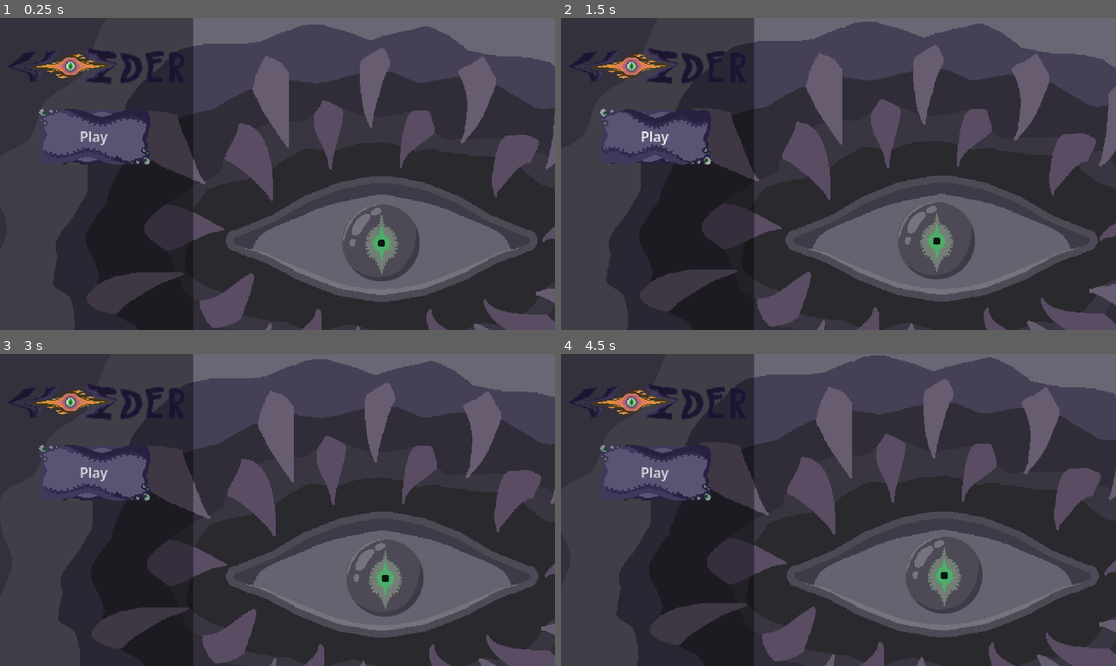
Above: before the commit, frames 1-4 (two rows, left to right).
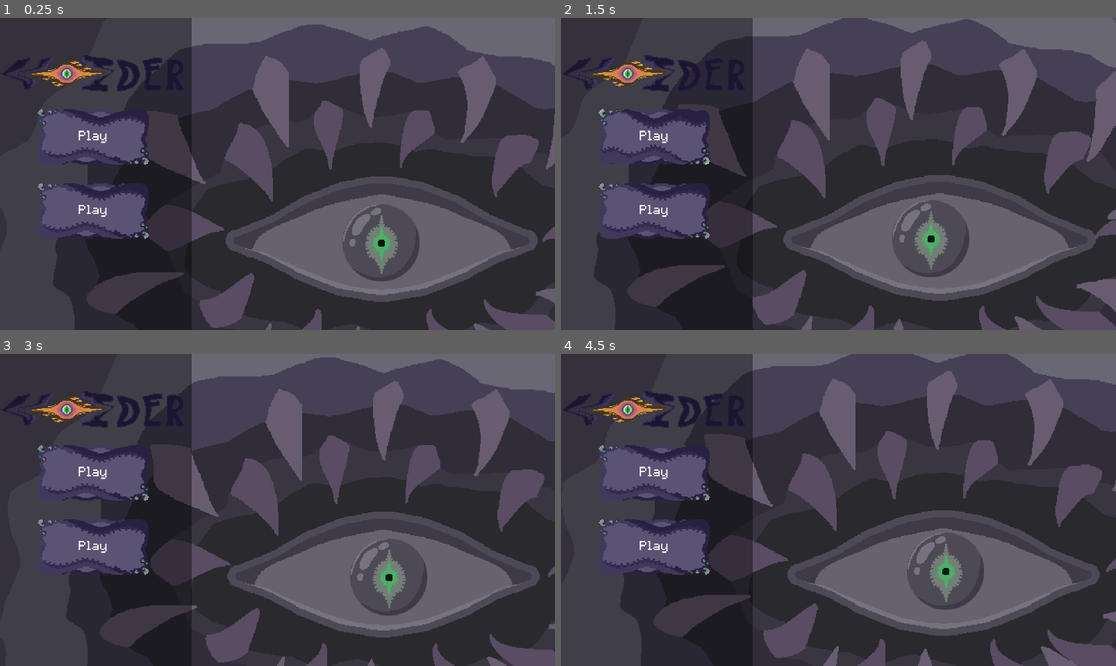
Above: after the commit, the same moments.

Repository: Prost0Iva/voider
Game: Godot game, scene res://menu/main_menu.tscn
Same seed, same stepped clock (60 frames per second), same inputs: the game is played once before the commit and once after it. The project has no main scene, so this scene is started directly.
Inputs (mouse positions are in pixels of both pictures, inside the frame that each line leads up to):
- Up to frame 1 (0.25 s): no input
- Up to frame 2 (1.5 s): click (655, 136) at 0.5 s, where only the run before the commit has a clickable "Play"; click (655, 136) at 1.25 s, where only the run before the commit has a clickable "Play"
- Up to frame 3 (3 s): click (94, 472) at 2 s, where only the run before the commit has a clickable "Play"; tap Enter at 2.75 s; move the mouse to (399, 494) at 2.77 s; press the mouse at (399, 494) at 2.78 s
- Up to frame 4 (4.5 s): tap Space at 3.5 s; move the mouse to (727, 525) at 3.52 s; release the mouse at (727, 525) at 3.53 s; click (727, 525) at 3.6 s; tap Enter at 4.25 s; move the mouse to (894, 441) at 4.27 s; press the mouse at (894, 441) at 4.28 s

The runs differ from the first frame. In frame 1, 5.0% of the frame differs, in the area x 0-35%, y 0-90%; in frame 2, 16%, in the area x 0-100%, y 0-100%; in frame 3, 12%; in frame 4, 13%.

Commit message:
fix button

Diff:
--- a/classes/gui.gd
+++ b/classes/gui.gd
@@ -4,10 +4,15 @@
 	var buttons = tree.get_tree().get_nodes_in_group("Button")
 	for button in buttons:
 		button.mouse_entered.connect(_on_button_mouse_entered.bind(button))
-	for button in buttons:
 		button.mouse_exited.connect(_on_button_mouse_exited.bind(button))
+		button.input_event.connect(_on_button_input_event)
 
 static func _on_button_mouse_entered(button: Node):
-	button.icon.region.position.x = 128
+	var texture = button.get_child(0)
+	texture.texture.region.position.x = 128
 static func _on_button_mouse_exited(button: Node):
-	button.icon.region.position.x = 0
+	var texture = button.get_child(0)
+	texture.texture.region.position.x = 0
+static func _on_button_input_event(viewport: Node, event: InputEvent, shape_idx: int):
+	if event.is_action_pressed("LeftClick"):
+		print("Watafa")
--- /dev/null
+++ b/menu/button_theme.tres
@@ -0,0 +1,7 @@
+[gd_resource type="Theme" format=3 uid="uid://dq8ik6xldycyi"]
+
+[ext_resource type="FontFile" uid="uid://c2nequ2hqdq0l" path="res://assets/fonts/Kagiraretapikuseru-Regular.otf" id="1_2rwyn"]
+
+[resource]
+default_base_scale = 2.0
+default_font = ExtResource("1_2rwyn")
--- a/menu/main_menu.gd
+++ b/menu/main_menu.gd
@@ -1,20 +1,21 @@
 extends Node2D
 
 @onready var background_layers = [
-	$Background/Layer,
-	$Background/Layer2,
-	$Background/Layer3,
-	$Background/Layer4
+	$CanvasLayer/Background/Layer,
+	$CanvasLayer/Background/Layer2,
+	$CanvasLayer/Background/Layer3,
+	$CanvasLayer/Background/Layer4
 ]
 
 func _ready() -> void:
 	Gui.init_buttons(self)
+	pass
 
 func _process(_delta: float) -> void:
 	parallax()
 
 func parallax():
-	var strengths = [5, 30, 20, 40]
+	var strengths = [5, 20, 15, 35]
 	var mouse_pos = get_viewport().get_mouse_position()
 	var screen_size = get_viewport().get_visible_rect().size
 	var offset = (mouse_pos - screen_size / 2) / (screen_size / 2)
--- a/menu/main_menu.tscn
+++ b/menu/main_menu.tscn
@@ -8,63 +8,100 @@
 [ext_resource type="Texture2D" uid="uid://dhlj667igk18v" path="res://assets/textures/gui/logo.png" id="5_s8mfa"]
 [ext_resource type="Texture2D" uid="uid://3l1yntii2qtd" path="res://assets/textures/gui/label.png" id="6_0tw43"]
 [ext_resource type="Texture2D" uid="uid://dnjnv8ujb5n1h" path="res://assets/textures/gui/button.png" id="7_0tw43"]
+[ext_resource type="FontFile" uid="uid://c2nequ2hqdq0l" path="res://assets/fonts/Kagiraretapikuseru-Regular.otf" id="8_l5uyn"]
+
+[sub_resource type="AtlasTexture" id="AtlasTexture_l5uyn"]
+atlas = ExtResource("7_0tw43")
+region = Rect2(0, 0, 128, 64)
+
+[sub_resource type="RectangleShape2D" id="RectangleShape2D_l5uyn"]
+size = Vector2(384.46606, 192.233)
 
 [sub_resource type="AtlasTexture" id="AtlasTexture_youj7"]
 atlas = ExtResource("7_0tw43")
 region = Rect2(0, 0, 128, 64)
 
-[node name="MainMenu" type="Node2D" unique_id=104259157]
+[sub_resource type="RectangleShape2D" id="RectangleShape2D_8qj3r"]
+size = Vector2(384.46606, 192.233)
+
+[node name="MainMenu" type="Node2D" unique_id=898899750]
 script = ExtResource("1_youj7")
 
-[node name="Camera2D" type="Camera2D" parent="." unique_id=1029781141]
+[node name="CanvasLayer" type="CanvasLayer" parent="." unique_id=499683112]
 
-[node name="Background" type="Node2D" parent="." unique_id=196340840]
+[node name="Background" type="Node2D" parent="CanvasLayer" unique_id=196340840]
+position = Vector2(960, 540)
+scale = Vector2(3, 3)
 
-[node name="Layer" type="Sprite2D" parent="Background" unique_id=820350157]
-position = Vector2(3.8146973e-05, 3.8146973e-06)
-scale = Vector2(3.0000002, 3)
+[node name="Layer" type="Sprite2D" parent="CanvasLayer/Background" unique_id=820350157]
 texture = ExtResource("1_1x3cv")
 
-[node name="Layer2" type="Sprite2D" parent="Background" unique_id=625165085]
-position = Vector2(3.8146973e-05, 3.8146973e-06)
-scale = Vector2(3.0000002, 3)
+[node name="Layer2" type="Sprite2D" parent="CanvasLayer/Background" unique_id=625165085]
 texture = ExtResource("2_jc45y")
 
-[node name="Layer3" type="Sprite2D" parent="Background" unique_id=1092585257]
-position = Vector2(3.8146973e-05, 3.8146973e-06)
-scale = Vector2(3.0000002, 3)
+[node name="Layer3" type="Sprite2D" parent="CanvasLayer/Background" unique_id=1092585257]
 texture = ExtResource("3_s8mfa")
 
-[node name="Layer4" type="Sprite2D" parent="Background" unique_id=1335477186]
-position = Vector2(3.8146973e-05, 3.8146973e-06)
-scale = Vector2(3.0000002, 3)
+[node name="Layer4" type="Sprite2D" parent="CanvasLayer/Background" unique_id=1335477186]
 texture = ExtResource("4_0tw43")
 
-[node name="Box" type="ColorRect" parent="." unique_id=108544426]
-offset_left = -960.0
-offset_top = -540.0
-offset_right = -291.0
-offset_bottom = 540.0
+[node name="Box" type="ColorRect" parent="CanvasLayer" unique_id=108544426]
+process_mode = 4
+offset_left = -174.0
+offset_top = -149.0
+offset_right = 105.0
+offset_bottom = 311.0
+scale = Vector2(3, 3)
 color = Color(0, 0, 0, 0.39215687)
 
-[node name="Logo" type="Sprite2D" parent="Box" unique_id=895662622]
-position = Vector2(244, 167.5)
-scale = Vector2(3, 3)
+[node name="Logo" type="Sprite2D" parent="CanvasLayer/Box" unique_id=895662622]
+position = Vector2(135, 114)
+scale = Vector2(1.03, 1.03)
 texture = ExtResource("5_s8mfa")
 
-[node name="Label" type="Sprite2D" parent="Box" unique_id=1552910589]
-position = Vector2(334, 166.5)
-scale = Vector2(3, 3)
+[node name="Label" type="Sprite2D" parent="CanvasLayer/Box" unique_id=1552910589]
+position = Vector2(165, 113.5)
+scale = Vector2(1.03, 1.03)
 texture = ExtResource("6_0tw43")
 
-[node name="Play" type="Button" parent="Box" unique_id=2007984910 groups=["Button"]]
-layout_mode = 0
-offset_left = 123.0
-offset_top = 303.0
-offset_right = 259.0
-offset_bottom = 375.0
+[node name="Button" type="Area2D" parent="CanvasLayer" unique_id=810931019 groups=["Button"]]
+position = Vector2(323, 412)
+
+[node name="Texture" type="Sprite2D" parent="CanvasLayer/Button" unique_id=1526020894]
 scale = Vector2(3, 3)
+texture = SubResource("AtlasTexture_l5uyn")
+
+[node name="Label" type="Label" parent="CanvasLayer/Button" unique_id=2090834136]
+offset_left = -192.23302
+offset_top = -96.11651
+offset_right = 192.23302
+offset_bottom = 96.11652
+theme_override_fonts/font = ExtResource("8_l5uyn")
+theme_override_font_sizes/font_size = 23
 text = "Play"
-icon = SubResource("AtlasTexture_youj7")
-flat = true
-icon_alignment = 1
+horizontal_alignment = 1
+vertical_alignment = 1
+
+[node name="CollisionShape2D" type="CollisionShape2D" parent="CanvasLayer/Button" unique_id=1274143333]
+shape = SubResource("RectangleShape2D_l5uyn")
+
+[node name="Button2" type="Area2D" parent="CanvasLayer" unique_id=1021326109 groups=["Button"]]
+position = Vector2(323, 668)
+
+[node name="Texture" type="Sprite2D" parent="CanvasLayer/Button2" unique_id=657410976]
+scale = Vector2(3, 3)
+texture = SubResource("AtlasTexture_youj7")
+
+[node name="Label" type="Label" parent="CanvasLayer/Button2" unique_id=918777890]
+offset_left = -192.23302
+offset_top = -96.11651
+offset_right = 192.23302
+offset_bottom = 96.11652
+theme_override_fonts/font = ExtResource("8_l5uyn")
+theme_override_font_sizes/font_size = 23
+text = "Play"
+horizontal_alignment = 1
+vertical_alignment = 1
+
+[node name="CollisionShape2D" type="CollisionShape2D" parent="CanvasLayer/Button2" unique_id=439037984]
+shape = SubResource("RectangleShape2D_8qj3r")
--- /dev/null
+++ b/menu/saves.gd
@@ -0,0 +1,5 @@
+extends Node2D
+
+
+func _ready() -> void:
+	Gui.init_buttons(self)
--- a/menu/saves.tscn
+++ b/menu/saves.tscn
@@ -1,74 +1,112 @@
 [gd_scene format=3 uid="uid://8dvjx5j3vcj6"]
 
+[ext_resource type="Script" uid="uid://pjh6bs8fqe61" path="res://menu/saves.gd" id="1_au0o8"]
 [ext_resource type="Texture2D" uid="uid://6qkp2erj4et3" path="res://assets/textures/gui/saves.png" id="1_kvnw0"]
 [ext_resource type="Texture2D" uid="uid://dnjnv8ujb5n1h" path="res://assets/textures/gui/button.png" id="2_xq5cc"]
-
-[sub_resource type="AtlasTexture" id="AtlasTexture_ia1r7"]
-atlas = ExtResource("2_xq5cc")
-region = Rect2(0, 0, 128, 64)
+[ext_resource type="FontFile" uid="uid://c2nequ2hqdq0l" path="res://assets/fonts/Kagiraretapikuseru-Regular.otf" id="4_dww2g"]
 
 [sub_resource type="AtlasTexture" id="AtlasTexture_au0o8"]
 atlas = ExtResource("2_xq5cc")
 region = Rect2(0, 0, 128, 64)
 
+[sub_resource type="RectangleShape2D" id="RectangleShape2D_au0o8"]
+size = Vector2(384.46606, 192.233)
+
 [sub_resource type="AtlasTexture" id="AtlasTexture_dww2g"]
 atlas = ExtResource("2_xq5cc")
 region = Rect2(0, 0, 128, 64)
 
+[sub_resource type="RectangleShape2D" id="RectangleShape2D_dww2g"]
+size = Vector2(384.46606, 192.233)
+
+[sub_resource type="AtlasTexture" id="AtlasTexture_3f4rt"]
+atlas = ExtResource("2_xq5cc")
+region = Rect2(0, 0, 128, 64)
+
+[sub_resource type="RectangleShape2D" id="RectangleShape2D_cob4i"]
+size = Vector2(384.46606, 192.233)
+
 [node name="Saves" type="Node2D" unique_id=1731860222]
+script = ExtResource("1_au0o8")
 
-[node name="Camera2D" type="Camera2D" parent="." unique_id=1634810015]
+[node name="CanvasLayer" type="CanvasLayer" parent="." unique_id=775892642]
 
-[node name="Sprite2D" type="Sprite2D" parent="." unique_id=1325931106]
+[node name="Background" type="Sprite2D" parent="CanvasLayer" unique_id=1325931106]
+position = Vector2(960, 540)
 scale = Vector2(3, 3)
 texture = ExtResource("1_kvnw0")
 
-[node name="Box" type="ColorRect" parent="." unique_id=64972452]
-anchors_preset = 8
-anchor_left = 0.5
-anchor_top = 0.5
-anchor_right = 0.5
-anchor_bottom = 0.5
-offset_left = -308.0
-offset_top = -540.0
-offset_right = 308.0
-offset_bottom = 540.0
+[node name="Box" type="ColorRect" parent="CanvasLayer" unique_id=1713054428]
+process_mode = 4
+anchors_preset = 15
+anchor_right = 1.0
+anchor_bottom = 1.0
+offset_left = 701.0
+offset_right = -701.0
 grow_horizontal = 2
 grow_vertical = 2
 color = Color(0, 0, 0, 0.39215687)
 
-[node name="Save1" type="Button" parent="Box" unique_id=1822244456 groups=["Button"]]
-layout_mode = 0
-offset_left = 104.0
-offset_top = 288.0
-offset_right = 240.0
-offset_bottom = 360.0
+[node name="Button" type="Area2D" parent="CanvasLayer" unique_id=755748021 groups=["Button"]]
+position = Vector2(961, 444)
+
+[node name="Texture" type="Sprite2D" parent="CanvasLayer/Button" unique_id=865788955]
 scale = Vector2(3, 3)
+texture = SubResource("AtlasTexture_au0o8")
+
+[node name="Label" type="Label" parent="CanvasLayer/Button" unique_id=277248715]
+offset_left = -192.23302
+offset_top = -96.11651
+offset_right = 192.23302
+offset_bottom = 96.11652
+theme_override_fonts/font = ExtResource("4_dww2g")
+theme_override_font_sizes/font_size = 23
 text = "Save 1"
-icon = SubResource("AtlasTexture_ia1r7")
-flat = true
-icon_alignment = 1
+horizontal_alignment = 1
+vertical_alignment = 1
 
-[node name="Save2" type="Button" parent="Box" unique_id=139895587 groups=["Button"]]
-layout_mode = 0
-offset_left = 104.0
-offset_top = 538.0
-offset_right = 240.0
-offset_bottom = 610.0
+[node name="CollisionShape2D" type="CollisionShape2D" parent="CanvasLayer/Button" unique_id=1896922820]
+shape = SubResource("RectangleShape2D_au0o8")
+
+[node name="Button2" type="Area2D" parent="CanvasLayer" unique_id=255992584 groups=["Button"]]
+position = Vector2(961, 676)
+
+[node name="Texture" type="Sprite2D" parent="CanvasLayer/Button2" unique_id=835794787]
 scale = Vector2(3, 3)
-text = "Save 2"
-icon = SubResource("AtlasTexture_au0o8")
-flat = true
-icon_alignment = 1
+texture = SubResource("AtlasTexture_dww2g")
 
-[node name="Save3" type="Button" parent="Box" unique_id=2139406887 groups=["Button"]]
-layout_mode = 0
-offset_left = 104.0
-offset_top = 788.0
-offset_right = 240.0
-offset_bottom = 860.0
+[node name="Label" type="Label" parent="CanvasLayer/Button2" unique_id=2029943884]
+offset_left = -192.23302
+offset_top = -96.11651
+offset_right = 192.23302
+offset_bottom = 96.11652
+theme_override_fonts/font = ExtResource("4_dww2g")
+theme_override_font_sizes/font_size = 23
+text = "Save 1"
+horizontal_alignment = 1
+vertical_alignment = 1
+metadata/_edit_use_anchors_ = true
+
+[node name="CollisionShape2D" type="CollisionShape2D" parent="CanvasLayer/Button2" unique_id=424534601]
+shape = SubResource("RectangleShape2D_dww2g")
+
+[node name="Button3" type="Area2D" parent="CanvasLayer" unique_id=1467490055 groups=["Button"]]
+position = Vector2(961, 908)
+
+[node name="Texture" type="Sprite2D" parent="CanvasLayer/Button3" unique_id=976332496]
 scale = Vector2(3, 3)
-text = "Save 3"
-icon = SubResource("AtlasTexture_dww2g")
-flat = true
-icon_alignment = 1
+texture = SubResource("AtlasTexture_3f4rt")
+
+[node name="Label" type="Label" parent="CanvasLayer/Button3" unique_id=1915725865]
+offset_left = -192.23302
+offset_top = -96.11651
+offset_right = 192.23302
+offset_bottom = 96.11652
+theme_override_fonts/font = ExtResource("4_dww2g")
+theme_override_font_sizes/font_size = 23
+text = "Save 1"
+horizontal_alignment = 1
+vertical_alignment = 1
+
+[node name="CollisionShape2D" type="CollisionShape2D" parent="CanvasLayer/Button3" unique_id=1314652387]
+shape = SubResource("RectangleShape2D_cob4i")
--- a/project.godot
+++ b/project.godot
@@ -18,11 +18,18 @@
 
 window/size/viewport_width=1920
 window/size/viewport_height=1080
-window/size/initial_position_type=0
 
 [global_group]
 
 Button=""
+
+[input]
+
+LeftClick={
+"deadzone": 0.2,
+"events": [Object(InputEventMouseButton,"resource_local_to_scene":false,"resource_name":"","device":-1,"window_id":0,"alt_pressed":false,"shift_pressed":false,"ctrl_pressed":false,"meta_pressed":false,"button_mask":0,"position":Vector2(0, 0),"global_position":Vector2(0, 0),"factor":1.0,"button_index":1,"canceled":false,"pressed":false,"double_click":false,"script":null)
+]
+}
 
 [physics]
 
Binary file added: assets/fonts/Kagiraretapikuseru-Regular.otf
Not shown, added: assets/fonts/Kagiraretapikuseru-Regular.otf.import
Not shown, added: menu/saves.gd.uid
